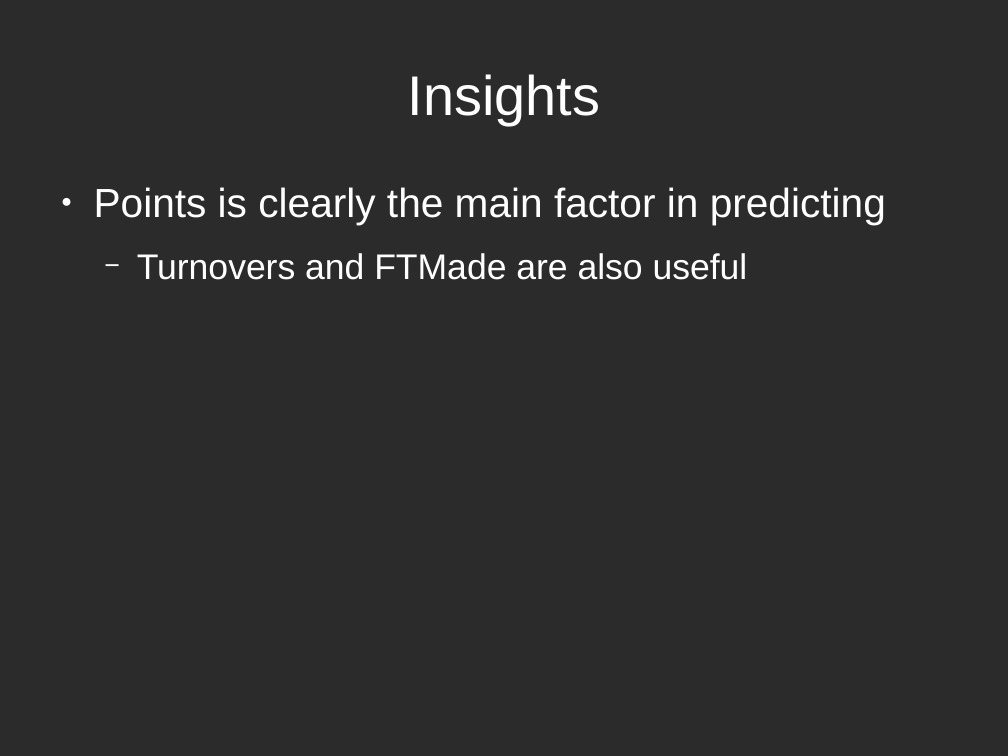
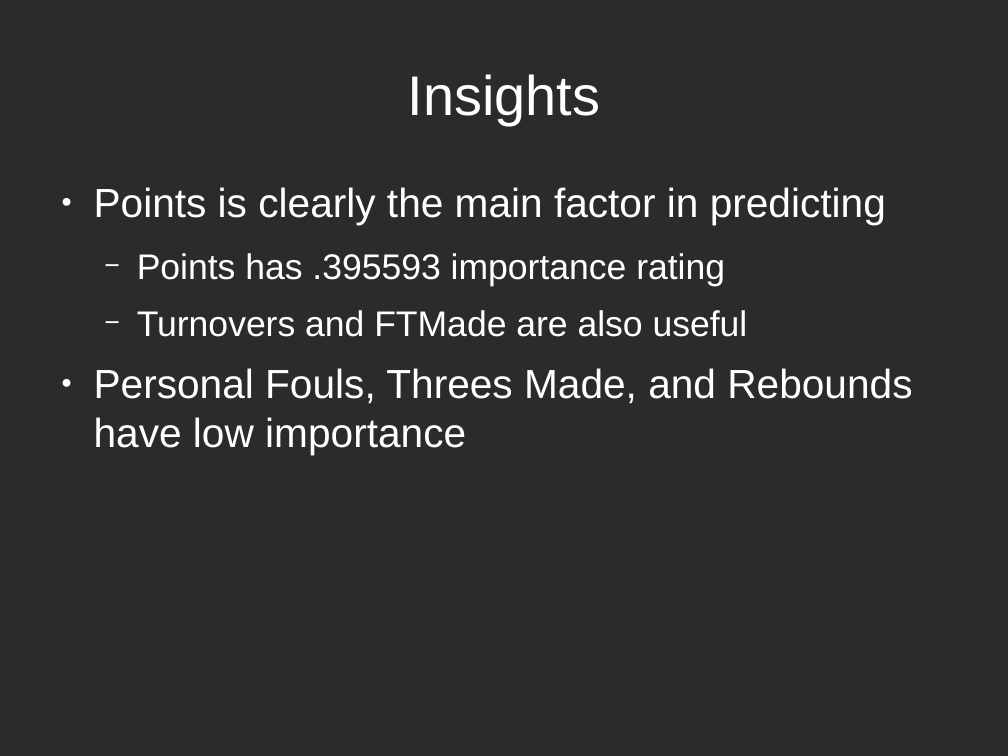
Before and after one commit to coreyka/DS-SF-40, a slide deck: slide 15 of project/Corey_Kanon_Final_Presentation_All_Team_NBA.odp. Drawn at 1008x756 pixels with LibreOffice and Linux fonts; fonts in the diff are those of the drawing; background and template pictures are left out; a plain dark background stands for a picture behind light text. Boxes give left, top, right and bottom in pixels: in the first picture for what was removed or moved away, otherwise in the second. Text is boxed around its words. In the diff, an @@ line names an element or a change of style, - is before the commit and + after.

```diff
--- a/project/Corey_Kanon_Final_Presentation_All_Team_NBA.odp
+++ b/project/Corey_Kanon_Final_Presentation_All_Team_NBA.odp
@@ text at [137, 253, 725, 286]: paragraph added @@
+  − Points has .395593 importance rating
@@ text at [94, 368, 912, 455]: paragraph added @@
+● Personal Fouls, Threes Made, and Rebounds have low importance
```
Also in this commit, not shown: 4 other slides changed, 2 other files.
